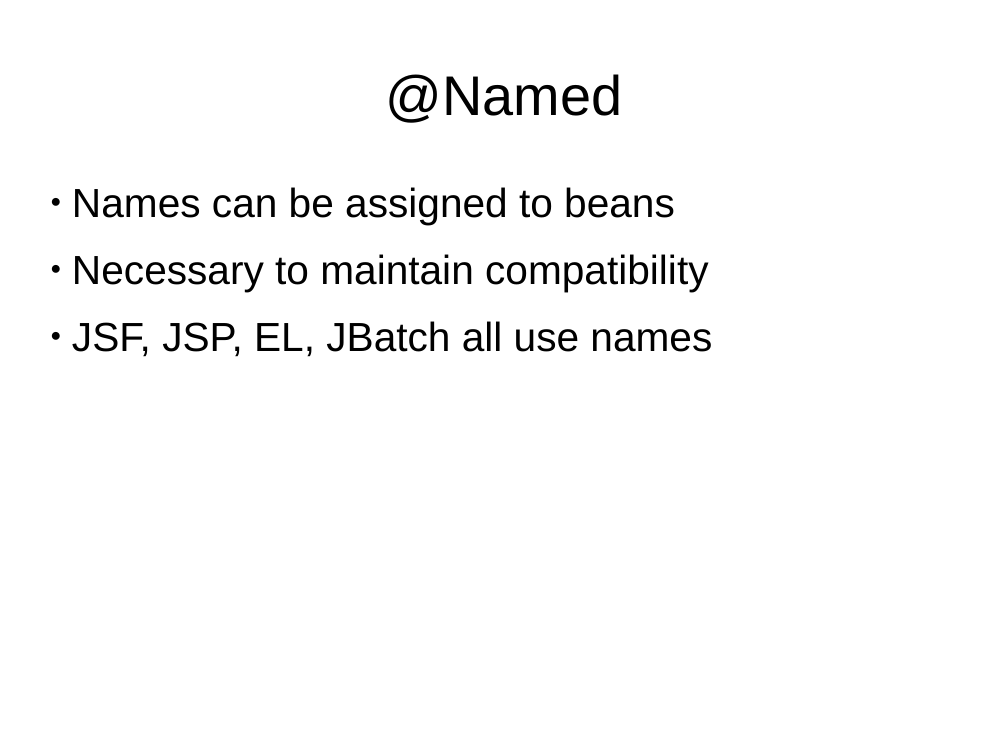
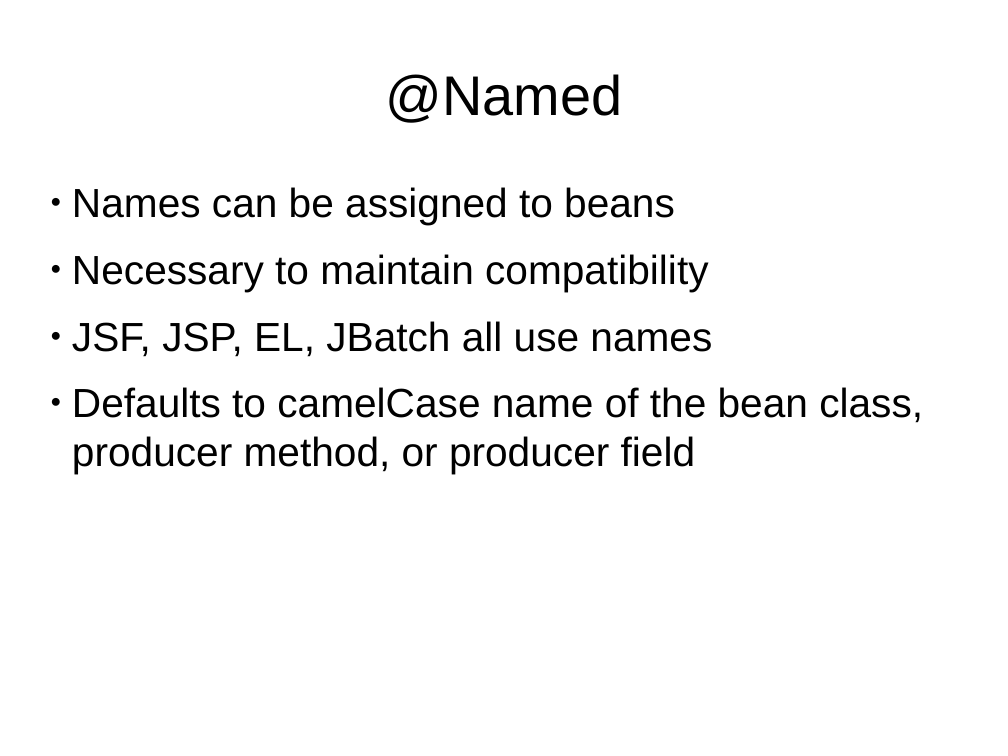
Before and after one commit to FrigoCoder/CDI, a slide deck: slide 57 of CDI.odp (slide 49 before the commit). Drawn at 1008x756 pixels with LibreOffice and Linux fonts; fonts in the diff are those of the drawing. Boxes give left, top, right and bottom in pixels: in the first picture for what was removed or moved away, otherwise in the second. Text is boxed around its words. In the diff, an @@ line names an element or a change of style, - is before the commit and + after.

```diff
--- a/CDI.odp
+++ b/CDI.odp
@@ text at [72,387,923,474]: paragraph added @@
+● Defaults to camelCase name of the bean class, producer method, or producer field
```
Also in this commit, not shown: 6 slides added, 2 slides removed.
